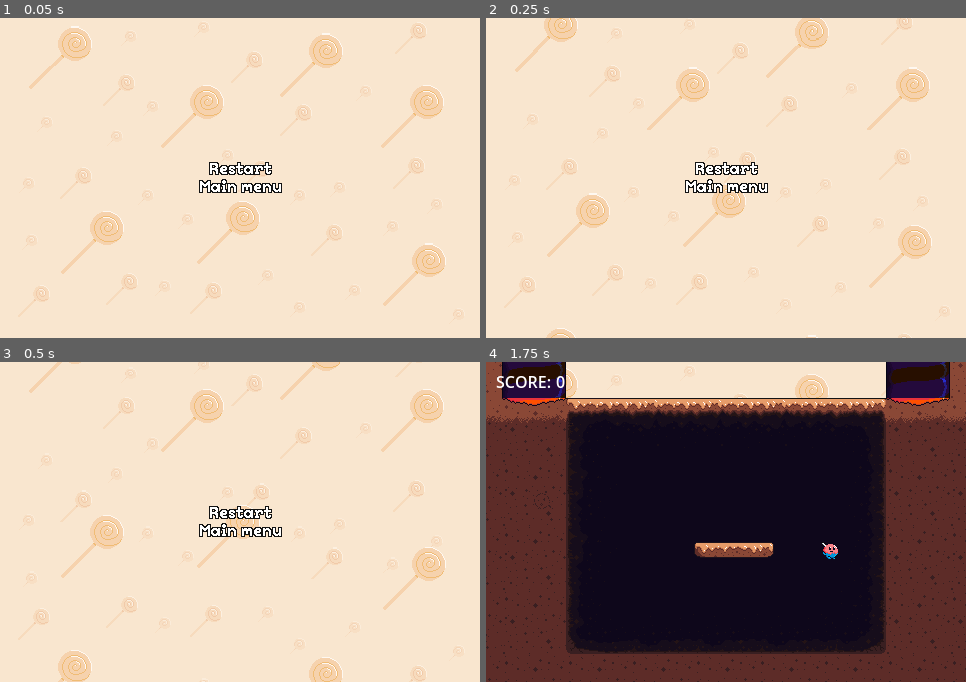
Above: before the commit, frames 1-4 (two rows, left to right).
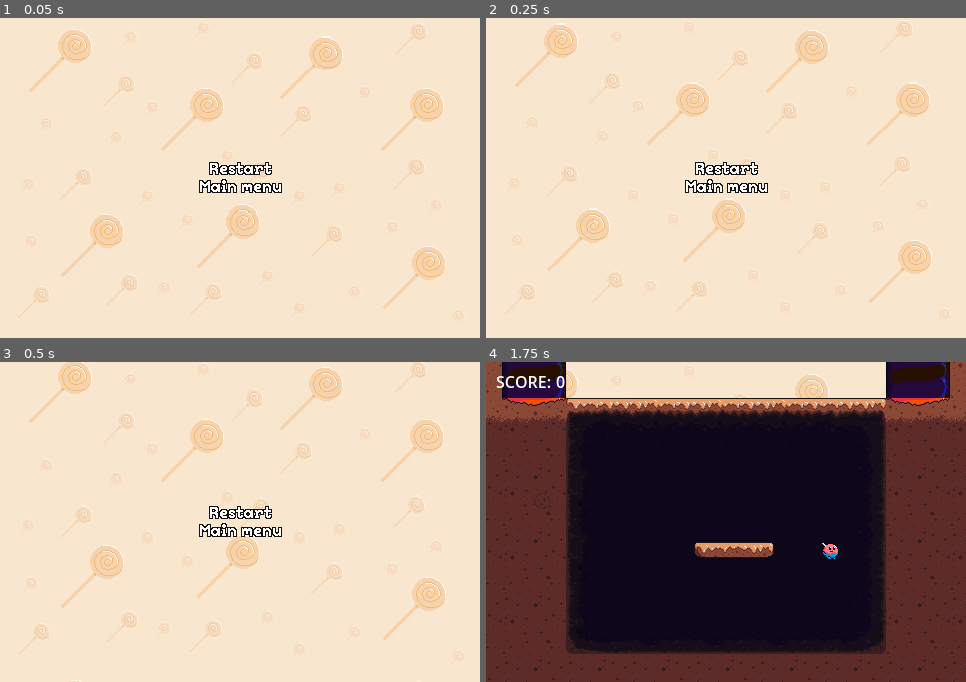
Above: after the commit, the same moments.

Repository: Phosphen/slide
Game: Godot game, scene res://Scenes/Levels/game_over.tscn
Two runs of this game, one before a commit and one after it. Both use one fixed random seed, a clock stepped at 60 frames per second and the inputs below. This scene is started directly instead of the project's main scene. Sound files missing from this copy of the repository are replaced by a short silence.
Inputs (mouse positions are in pixels of both pictures, inside the frame that each line leads up to):
- Up to frame 1 (0.05 s): no input
- Up to frame 2 (0.25 s): no input
- Up to frame 3 (0.5 s): no input
- Up to frame 4 (1.75 s): click (726, 512) at 0.5 s; move the mouse to (831, 506) at 1.27 s; hold Right (move_right) from 1.28 s (still down); tap Up (jump) at 1.52 s

The runs differ from the first frame. In frame 1, 3.3% of the frame differs, in the area x 5-97%, y 1-94%; in frame 2, 6.8%; in frame 3, 9.7%, in the area x 5-97%, y 0-100%; in frame 4, nothing differs.

Commit message:
simplify audio manager

Diff:
--- a/LevelGen/Main.gd
+++ b/LevelGen/Main.gd
@@ -14,7 +14,7 @@
 	AudioManager.play_music(AudioManager.BEAKGROUND_MUSIC_SirUp_Main_Theme)
 
 func _exit_tree():
-	AudioManager.stop_music(AudioManager.BEAKGROUND_MUSIC_SirUp_Main_Theme)
+	AudioManager.stop_music()
 
 func _free_lowest_walls():
 	#if (wall_index < 30):
@@ -25,7 +25,7 @@
 	wall2.queue_free()
 
 func _on_player_falling_to_death():
-	AudioManager.stop_music(AudioManager.BEAKGROUND_MUSIC_SirUp_Main_Theme)
+	AudioManager.stop_music()
 	for floor_instance in ground_instances:
 		floor_instance.queue_free()
 
--- a/Scenes/Global/audio_manager.tscn
+++ b/Scenes/Global/audio_manager.tscn
@@ -4,26 +4,6 @@
 
 [node name="AudioManager" type="Node"]
 script = ExtResource("1_yrjnd")
-
-[node name="Music" type="Node" parent="."]
-
-[node name="AudioStreamPlayer" type="AudioStreamPlayer" parent="Music"]
-volume_db = -6.0
-
-[node name="AudioStreamPlayer2" type="AudioStreamPlayer" parent="Music"]
-volume_db = -6.0
-
-[node name="AudioStreamPlayer3" type="AudioStreamPlayer" parent="Music"]
-volume_db = -6.0
-
-[node name="AudioStreamPlayer4" type="AudioStreamPlayer" parent="Music"]
-volume_db = -6.0
-
-[node name="AudioStreamPlayer5" type="AudioStreamPlayer" parent="Music"]
-volume_db = -6.0
-
-[node name="AudioStreamPlayer6" type="AudioStreamPlayer" parent="Music"]
-volume_db = -6.0
 
 [node name="Sounds" type="Node" parent="."]
 
@@ -51,32 +31,7 @@
 [node name="AudioStreamPlayer8" type="AudioStreamPlayer" parent="Sounds"]
 volume_db = -6.0
 
-[node name="AudioStreamPlayer9" type="AudioStreamPlayer" parent="Sounds"]
+[node name="Music" type="AudioStreamPlayer" parent="."]
 volume_db = -6.0
 
-[node name="AudioStreamPlayer10" type="AudioStreamPlayer" parent="Sounds"]
-volume_db = -6.0
-
-[node name="AudioStreamPlayer11" type="AudioStreamPlayer" parent="Sounds"]
-volume_db = -6.0
-
-[node name="AudioStreamPlayer12" type="AudioStreamPlayer" parent="Sounds"]
-volume_db = -6.0
-
-[node name="AudioStreamPlayer13" type="AudioStreamPlayer" parent="Sounds"]
-volume_db = -6.0
-
-[node name="AudioStreamPlayer14" type="AudioStreamPlayer" parent="Sounds"]
-volume_db = -6.0
-
-[node name="AudioStreamPlayer15" type="AudioStreamPlayer" parent="Sounds"]
-volume_db = -6.0
-
-[node name="AudioStreamPlayer16" type="AudioStreamPlayer" parent="Sounds"]
-volume_db = -6.0
-
-[node name="AudioStreamPlayer17" type="AudioStreamPlayer" parent="Sounds"]
-volume_db = -6.0
-
-[node name="AudioStreamPlayer18" type="AudioStreamPlayer" parent="Sounds"]
-volume_db = -6.0
+[connection signal="finished" from="Music" to="." method="_on_music_finished"]
--- a/Scripts/Global/AudioManager.gd
+++ b/Scripts/Global/AudioManager.gd
@@ -11,15 +11,19 @@
 const JUMP: AudioStreamWAV = preload("res://Assets/Sounds/Jump.wav")
 
 #Refrences
-@onready var music_players = $Music.get_children()
+@onready var music_player : AudioStreamPlayer = $Music
 @onready var sound_players = $Sounds.get_children()
 
-func play_music(music):
-	for player in music_players:
-		if not player.playing:
-			player.stream = music
-			player.play()
-			break
+var loop_music = false
+
+func play_music(music: AudioStream, loop: bool = true):
+	loop_music = loop
+	music_player.stop()
+	music_player.stream = music
+	music_player.play()
+
+func stop_music():
+	music_player.stop()
 
 func play_sound(sound):
 	for player in sound_players:
@@ -28,9 +32,6 @@
 			player.play()
 			break
 
-
-func stop_music(music):
-	for player in music_players:
-		if player.playing and player.stream == music:
-			player.stop()
-			break
+func _on_music_finished():
+	if loop_music:
+		music_player.play()
--- a/Scripts/Levels/game_over_scene.gd
+++ b/Scripts/Levels/game_over_scene.gd
@@ -9,8 +9,8 @@
 	AudioManager.play_music(AudioManager.BEAKGROUND_MUSIC_Game_Over_Theme)
 
 func _process(delta):
-	parallax_background.scroll_offset = parallax_background.scroll_offset + Vector2(0, -FALL_SPEED * 0.25)
+	parallax_background.scroll_offset = parallax_background.scroll_offset + Vector2(0, -FALL_SPEED * delta * 5)
 	spinning_player.position += Vector2(0, delta * FALL_SPEED)
 
 func _exit_tree():
-	AudioManager.stop_music(AudioManager.BEAKGROUND_MUSIC_Game_Over_Theme)
+	AudioManager.stop_music()
